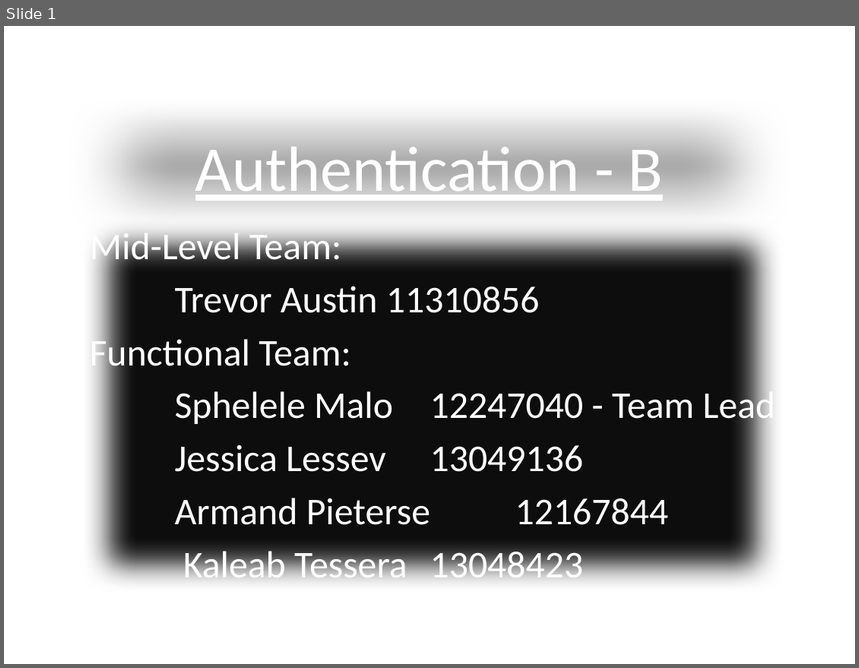
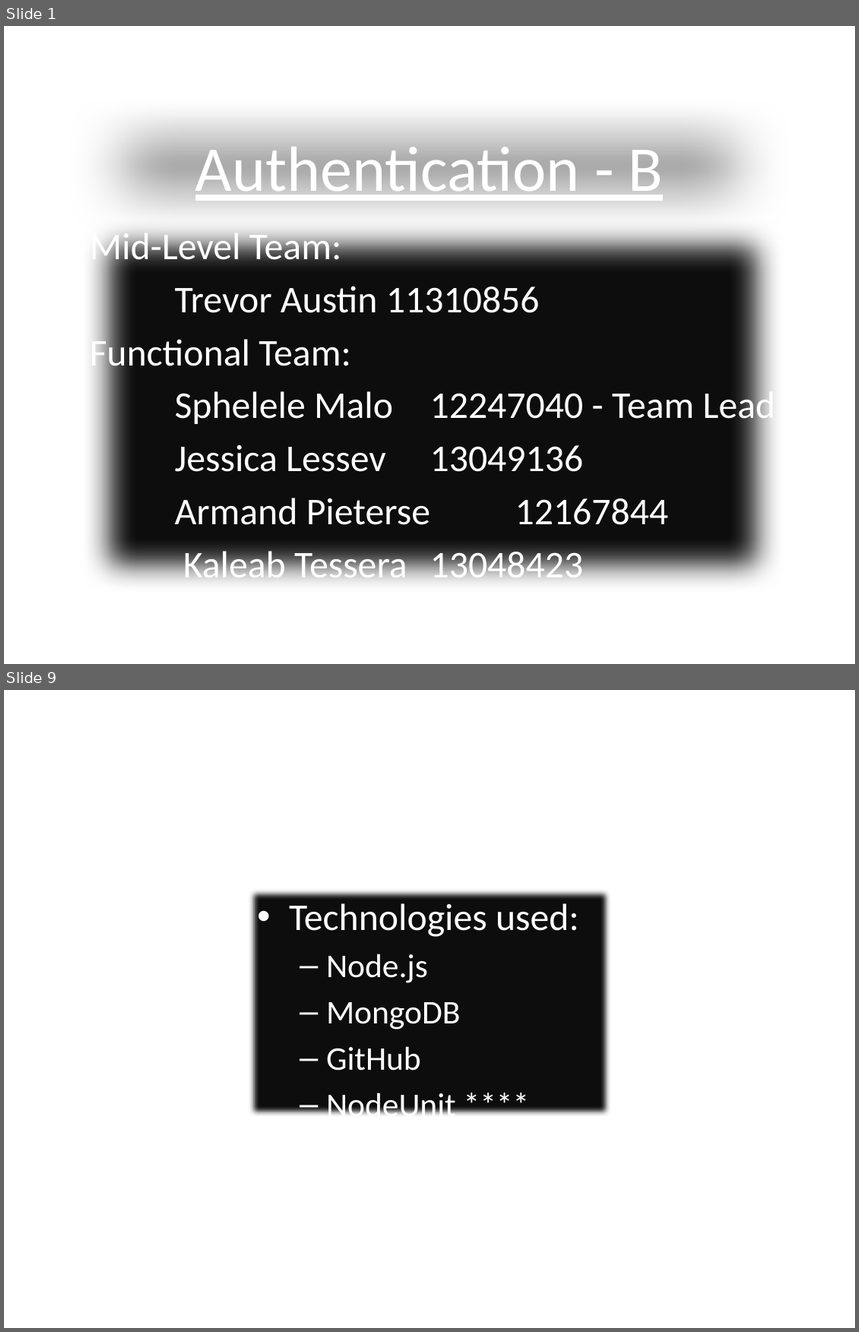
Before and after one commit to BuzzSpaceB/Authorization, a slide deck: Authentication - B.pptx. Shown one above the other, each under a label of ours: slide 1 before the commit, slides 1 and 9 after it; the slides between them are not shown. The pictures are 859x668 and 859x1332 pixels, drawn with LibreOffice and Linux fonts; fonts in the diff are those of the drawing; background and template pictures are left out. Boxes give left, top, right and bottom in pixels: in the first picture for what was removed or moved away, otherwise in the second. Text is boxed around its words. In the diff, an @@ line names an element or a change of style, - is before the commit and + after.

```diff
--- a/Authentication - B.pptx
+++ b/Authentication - B.pptx
@@ slide 9 added at [4,690,855,1328], background picture (left out) @@
@@ title added at [47,716,813,828], 54 pt, text #FFFFFF, underline @@
+Builds
@@ text added at [248,888,610,1116], fill #0D0D0D, 28 pt, text #FFFFFF @@
+• Technologies used:
+  – Node.js
+  – MongoDB
+  – GitHub
+  – NodeUnit ****
```
Also in this commit, not shown: 6 slides changed, 1 other slide added, 1 slide removed, 2 other files.
